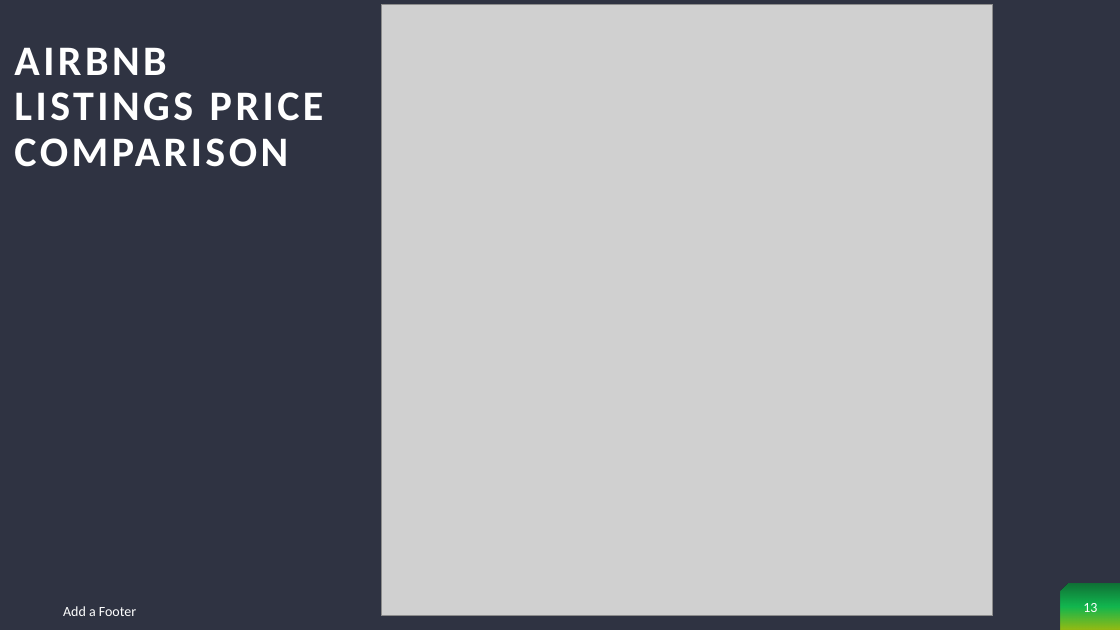
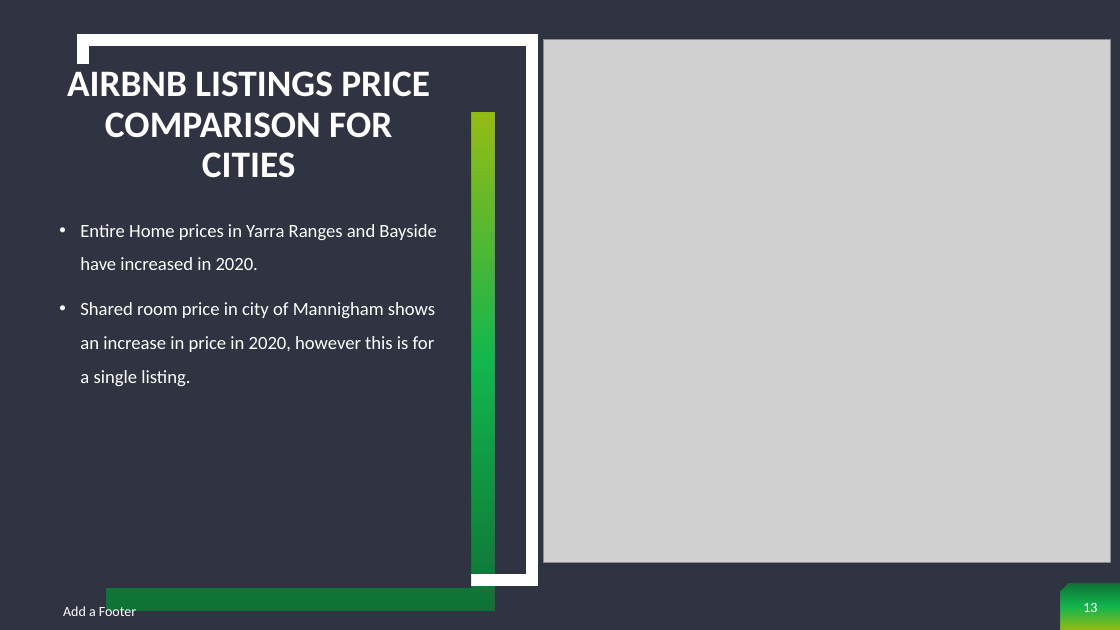
Before and after one commit to cjdance/Project_1, a slide deck: slide 13 of AirBnb Project - Sherin, Neena and Cody.pptx. Drawn at 1120x630 pixels with LibreOffice and Linux fonts; fonts in the diff are those of the drawing; grey boxes stand for pictures. Boxes give left, top, right and bottom in pixels: in the first picture for what was removed or moved away, otherwise in the second. Text is boxed around its words. In the diff, an @@ line names an element or a change of style, - is before the commit and + after.

```diff
--- a/AirBnb Project - Sherin, Neena and Cody.pptx
+++ b/AirBnb Project - Sherin, Neena and Cody.pptx
@@ rectangle added at (x1=83, y1=40, x2=533, y2=581), outline #FFFFFF 10 pt @@
@@ picture resized from (x1=381, y1=4, x2=993, y2=616) to (x1=544, y1=39, x2=1111, y2=563) @@
@@ rectangle added at (x1=60, y1=64, x2=471, y2=588), fill #2F3342 @@
@@ title at (x1=67, y1=71, x2=430, y2=178): text changed; size 36 to 32 pt @@
-AIRBNB LISTINGS PRICE COMPARISON
+AIRBNB LISTINGS PRICE COMPARISON FOR CITIES
@@ rectangle added at (x1=107, y1=113, x2=495, y2=611), fill gradient #038B30 to #05EE55 to #C0F400 @@
@@ text added at (x1=80, y1=224, x2=437, y2=386), 16 pt, text #FFFFFF @@
+• Entire Home prices in Yarra Ranges and Bayside have increased in 2020.
+• Shared room price in city of Mannigham shows an increase in price in 2020, however this is for a single listing.
```
Also in this commit, not shown: 4 other slides changed.
